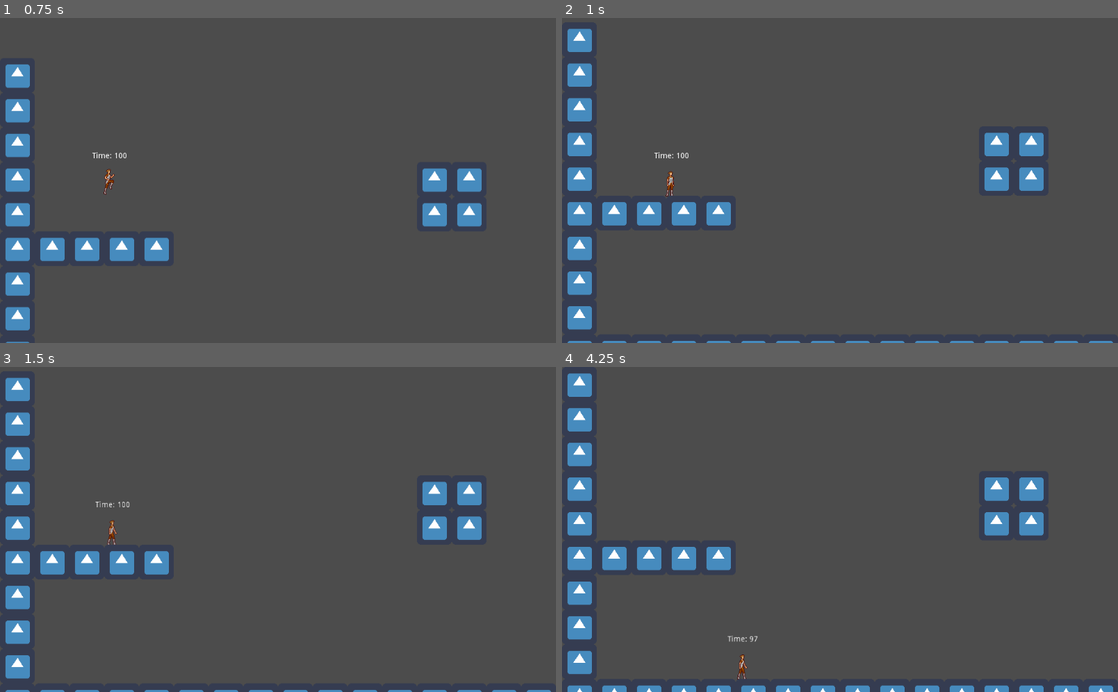
Above: before the commit, frames 1-4 (two rows, left to right).
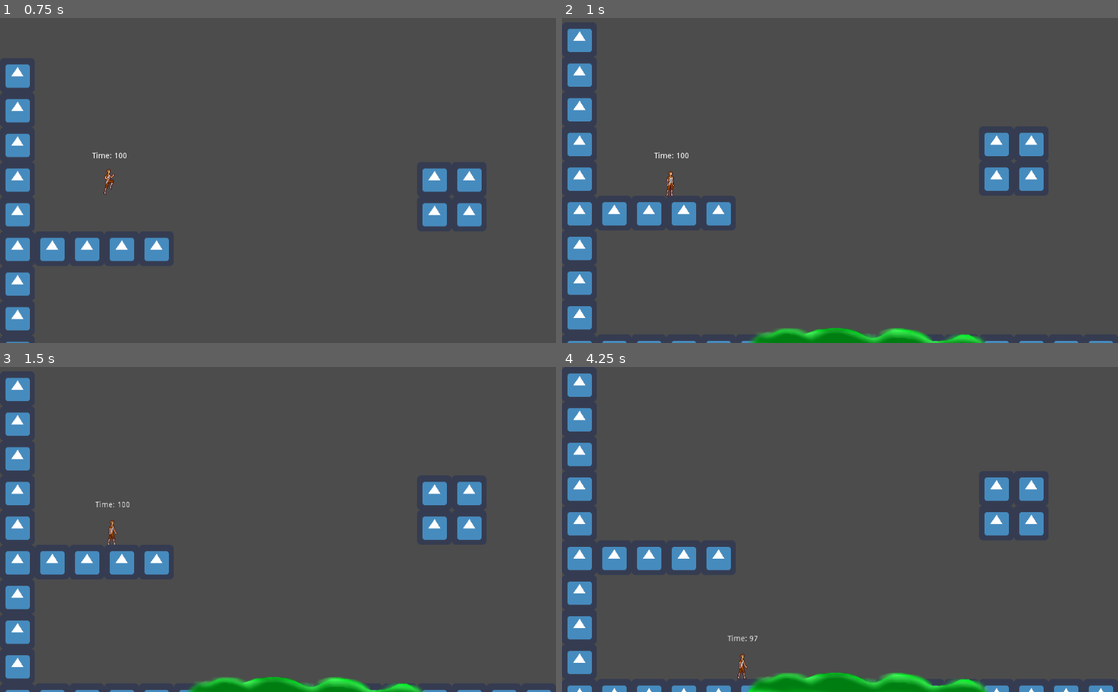
Above: after the commit, the same moments.

Repository: iammdavid/Final-Project
Game: Godot game, scene res://UI/Start_Game.tscn
Two runs of this game, one before a commit and one after it. Both use one fixed random seed, a clock stepped at 60 frames per second and the inputs below. The engine's default icon, where the game draws it, is replaced by a stand-in: a white triangle on a blue panel in a dark square. Sound files missing from this copy of the repository are replaced by a short silence.
Inputs:
- Up to frame 1 (0.75 s): click "Start" at 0.5 s
- Up to frame 2 (1 s): no input
- Up to frame 3 (1.5 s): tap Enter at 1.25 s; hold D (right) from 1.28 s (still down)
- Up to frame 4 (4.25 s): tap Space (jump) at 1.52, 2.27, 3.77 s; release D (right) at 2.78 s; hold A (left) 2.78-3.53 s; hold D (right) from 3.53 s (still down)

Frame 1 is identical in both runs. In frame 2, 1.4% of the frame differs, in the area x 33-77%, y 95-100%; in frame 3, 1.4%; in frame 4, 2.1%, in the area x 29-77%, y 82-100%.

Commit message:
hazards pt. 1

Diff:
--- a/Game.tscn
+++ b/Game.tscn
@@ -10,6 +10,7 @@
 [ext_resource path="res://Player/Jumping.gd" type="Script" id=8]
 [ext_resource path="res://Player/Moving_and_Jumping.gd" type="Script" id=9]
 [ext_resource path="res://Assets/Boss Fight.ogg" type="AudioStream" id=10]
+[ext_resource path="res://Hazards/Toxin.tscn" type="PackedScene" id=11]
 
 [sub_resource type="AtlasTexture" id=1]
 flags = 4
@@ -199,5 +200,8 @@
 format = 1
 tile_data = PoolIntArray( 0, 0, 0, 58, 0, 0, 65536, 0, 0, 65594, 0, 0, 131072, 0, 0, 131124, 0, 0, 131130, 0, 0, 196608 …(1576 unchanged characters)…
 
+[node name="Toxin" parent="." instance=ExtResource( 11 )]
+position = Vector2( 564.838, 574.577 )
+
 [connection signal="finished" from="Player/Music" to="Player" method="_on_AudioStreamPlayer_finished"]
 [connection signal="timeout" from="Player/Timer" to="Player" method="_on_Timer_timeout"]
--- /dev/null
+++ b/Hazards/Toxin.gd
@@ -0,0 +1,10 @@
+extends KinematicBody2D
+
+onready var player = get_node_or_null("root/Game/Player")
+
+func _on_Area2D_area_entered(player):
+	player.set_timer_damage()
+
+
+func _on_Area2D_area_exited(player):
+	player.set_timer_damage()
--- /dev/null
+++ b/Hazards/Toxin.tscn
@@ -0,0 +1,33 @@
+[gd_scene load_steps=5 format=2]
+
+[ext_resource path="res://Assets/slime.png" type="Texture" id=1]
+[ext_resource path="res://Hazards/Toxin.gd" type="Script" id=2]
+
+[sub_resource type="RectangleShape2D" id=3]
+extents = Vector2( 228.537, 10 )
+
+[sub_resource type="RectangleShape2D" id=2]
+extents = Vector2( 229.842, 9.1411 )
+
+[node name="Toxin" type="Node2D"]
+
+[node name="Area2D" type="Area2D" parent="."]
+collision_layer = 2
+collision_mask = 2
+
+[node name="CollisionShape2D" type="CollisionShape2D" parent="Area2D"]
+position = Vector2( -3.93906, -1.15965 )
+shape = SubResource( 3 )
+
+[node name="KinematicBody2D" type="KinematicBody2D" parent="."]
+script = ExtResource( 2 )
+
+[node name="Sprite" type="Sprite" parent="KinematicBody2D"]
+texture = ExtResource( 1 )
+
+[node name="CollisionShape2D2" type="CollisionShape2D" parent="KinematicBody2D"]
+position = Vector2( -3.74577, 9.73894 )
+shape = SubResource( 2 )
+
+[connection signal="area_entered" from="Area2D" to="KinematicBody2D" method="_on_Area2D_area_entered"]
+[connection signal="area_exited" from="Area2D" to="KinematicBody2D" method="_on_Area2D_area_exited"]
--- a/Player/Player.gd
+++ b/Player/Player.gd
@@ -18,9 +18,18 @@
 export var max_leap = 200
 
 var timer = 100
+var timerDamage = false
 
 func _on_Timer_timeout():
+	if timerDamage:
+		timer -= 1
 	timer -= 1
+
+func set_timer_damage():
+	if timerDamage:
+		timerDamage = false
+	else:
+		timerDamage = true
 
 func _physics_process(_delta):
 	velocity.x = clamp(velocity.x,-max_move,max_move)
Binary file added: Assets/slime.png
Not shown: 1 places in Game.tscn that only renumber resources
